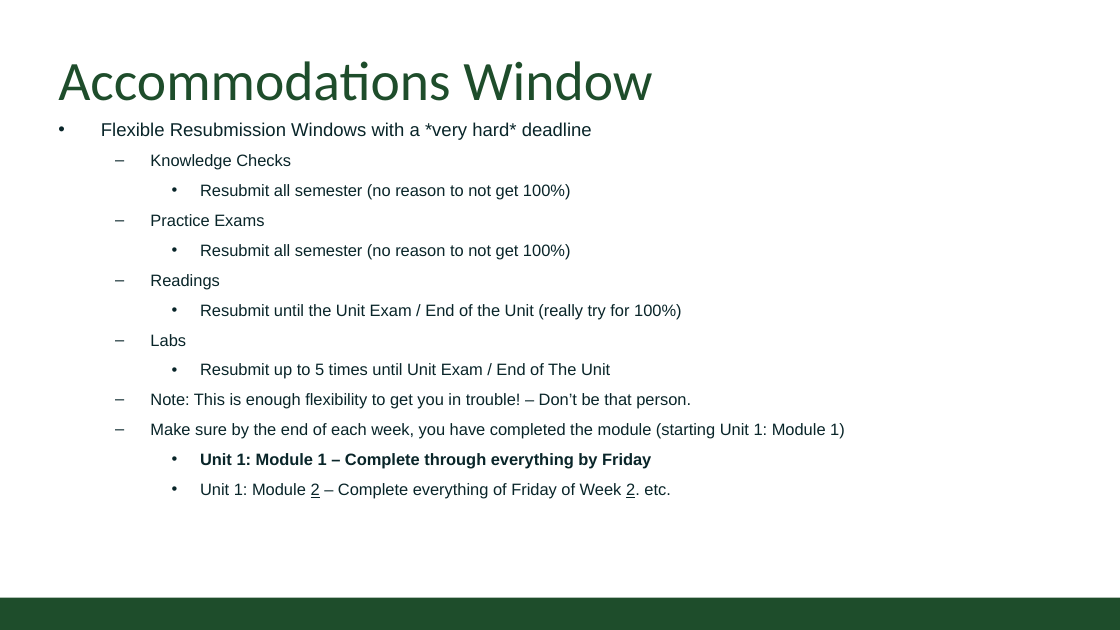
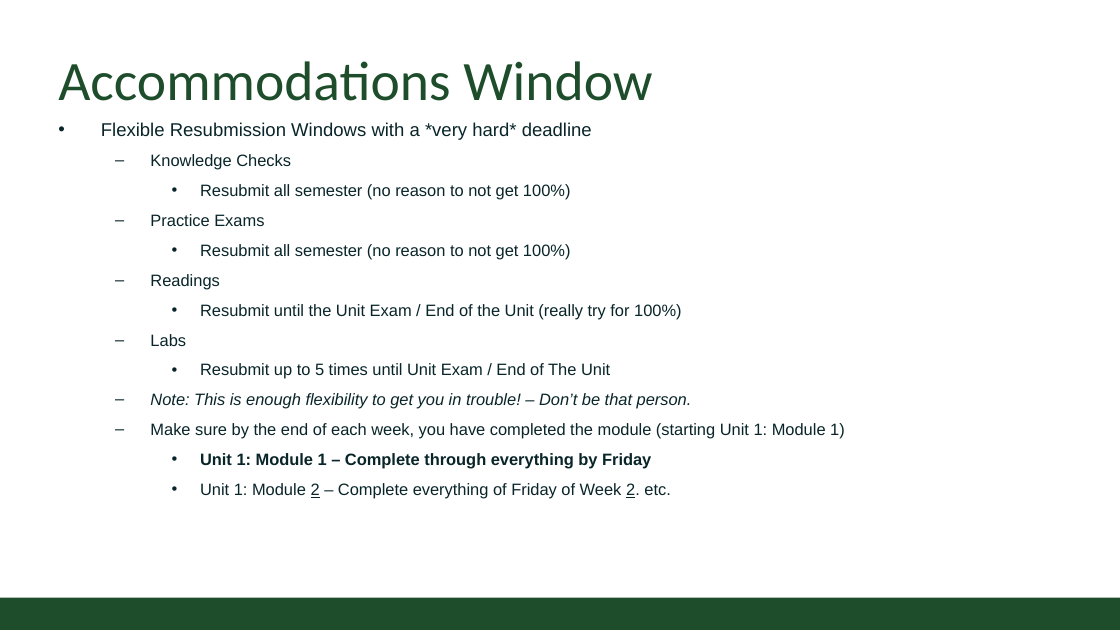
Before and after one commit to CSU-CompSci-CS163-4/Handouts, a slide deck: slide 4 of help session/week1/gold_format.pptx. Drawn at 1120x630 pixels with LibreOffice and Linux fonts; fonts in the diff are those of the drawing; background and template pictures are left out. Boxes give left, top, right and bottom in pixels: in the first picture for what was removed or moved away, otherwise in the second. Text is boxed around its words. In the diff, an @@ line names an element or a change of style, - is before the commit and + after.

```diff
--- a/help session/week1/gold_format.pptx
+++ b/help session/week1/gold_format.pptx
@@ text at [150,393,692,409]: italic on in "Note: This is enough flexibility to get ..." @@
```
Also in this commit, not shown: 8 other slides changed, 1 slide removed.
